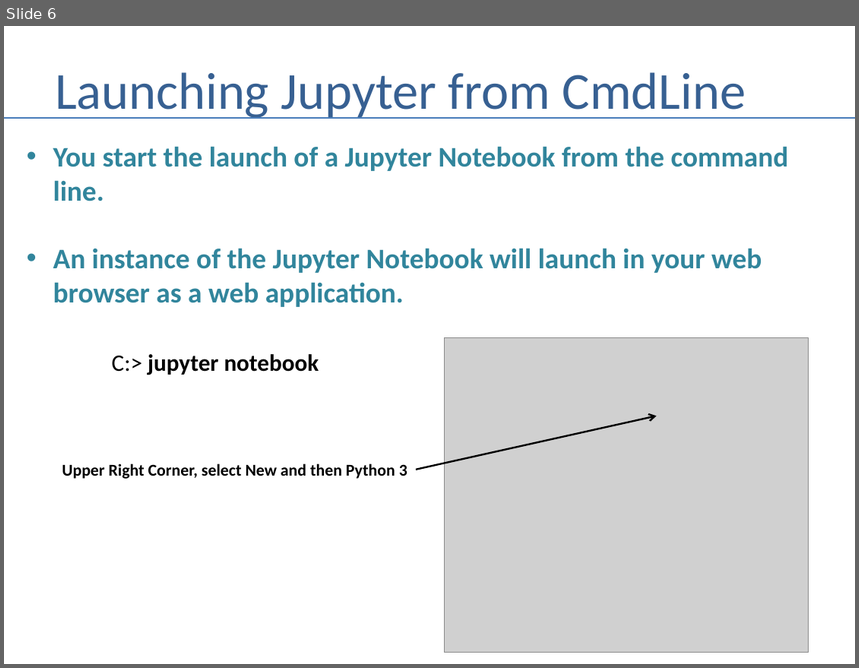
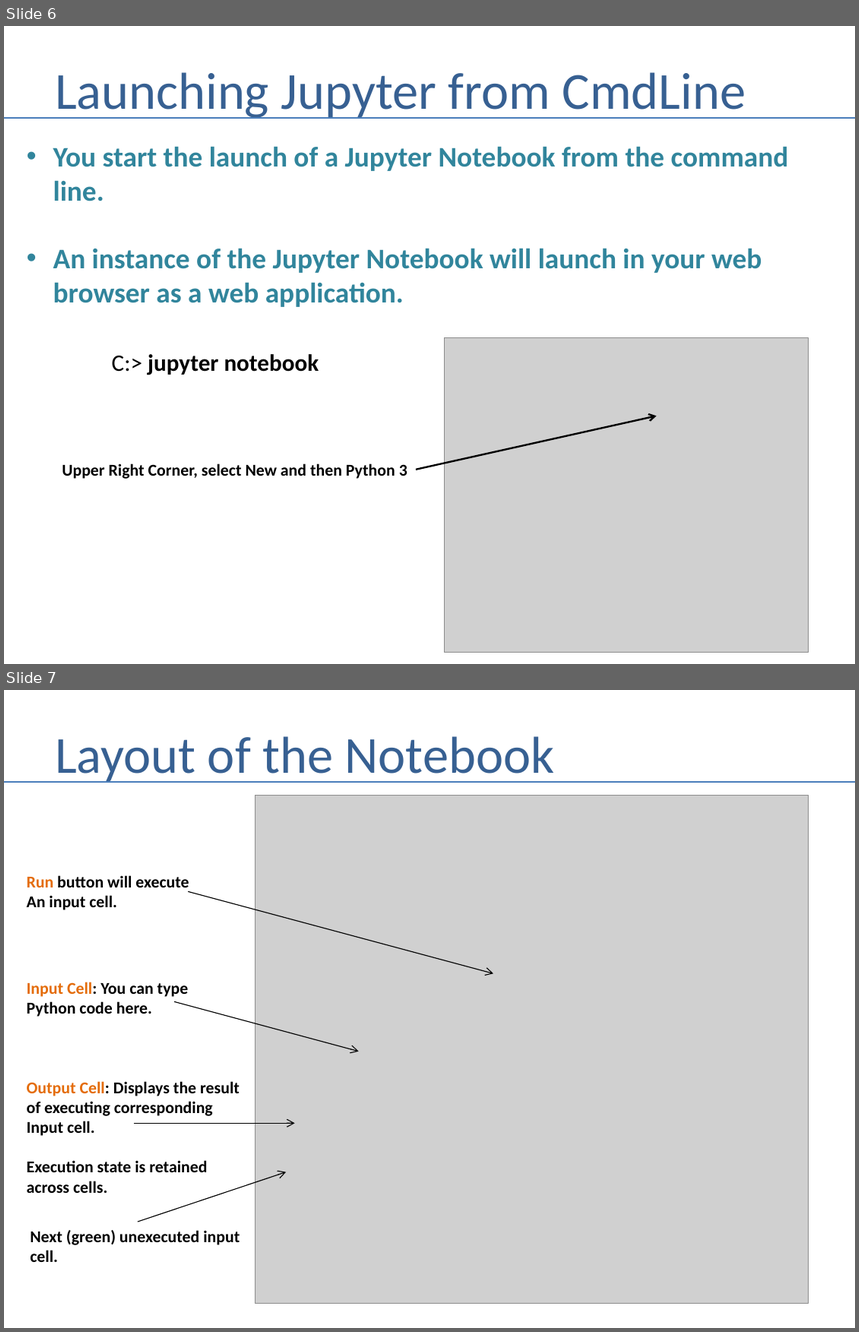
Before and after one commit to andrewferlitsch/Portland-Data-Science-Group, a slide deck: Presentations/Python - Jupyter.pptx. Shown one above the other, each under a label of ours: slide 6 before the commit, slides 6 and 7 after it. The pictures are 859x668 and 859x1332 pixels, drawn with LibreOffice and Linux fonts; fonts in the diff are those of the drawing; grey boxes stand for pictures. Boxes give left, top, right and bottom in pixels: in the first picture for what was removed or moved away, otherwise in the second. Text is boxed around its words. In the diff, an @@ line names an element or a change of style, - is before the commit and + after.

```diff
--- a/Presentations/Python - Jupyter.pptx
+++ b/Presentations/Python - Jupyter.pptx
@@ slide 7 added at (x1=4, y1=690, x2=855, y2=1328), background #FFFFFF @@
@@ title added at (x1=55, y1=736, x2=555, y2=783), 44 pt, text #376092 @@
+Layout of the Notebook
@@ line added from (4, 782) to (855, 782), #4B7EBC 1.5 pt @@
@@ picture added at (x1=255, y1=795, x2=808, y2=1304) @@
@@ text added at (x1=27, y1=875, x2=189, y2=910), 14 pt, text #000000, bold @@
+Run button will execute
+An input cell.
@@ arrow added from (188, 891) to (493, 973), #000000 0.75 pt @@
@@ text added at (x1=27, y1=982, x2=189, y2=1017), 14 pt, text #000000, bold @@
+Input Cell: You can type
+Python code here.
@@ arrow added from (174, 1002) to (359, 1052), #000000 0.75 pt @@
@@ text added at (x1=27, y1=1081, x2=240, y2=1193), 14 pt, text #000000, bold @@
+Output Cell: Displays the result
+of executing corresponding
+Input cell.
+Execution state is retained
+across cells.
@@ arrow added from (133, 1123) to (295, 1123), #000000 0.75 pt @@
@@ arrow added from (138, 1222) to (286, 1173), #000000 0.75 pt @@
@@ text added at (x1=30, y1=1230, x2=240, y2=1262), 14 pt, text #000000, bold @@
+Next (green) unexecuted input
+cell.
```
Also in this commit, not shown: 1 slide changed, 2 other slides added.
